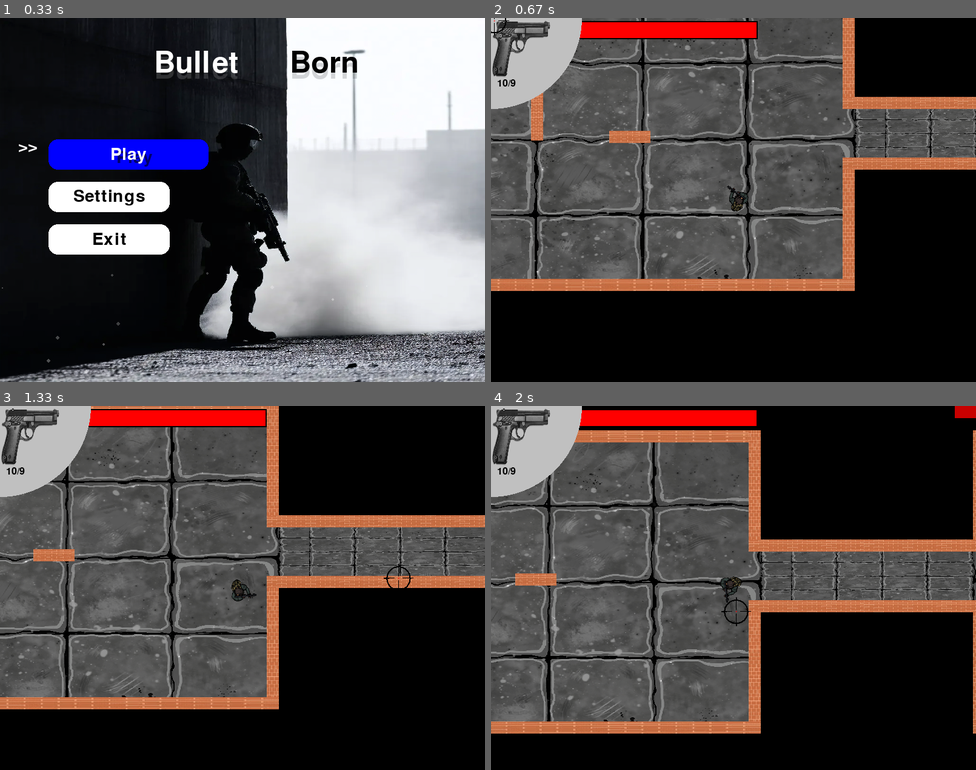
Above: before the commit, frames 1-4 (two rows, left to right).
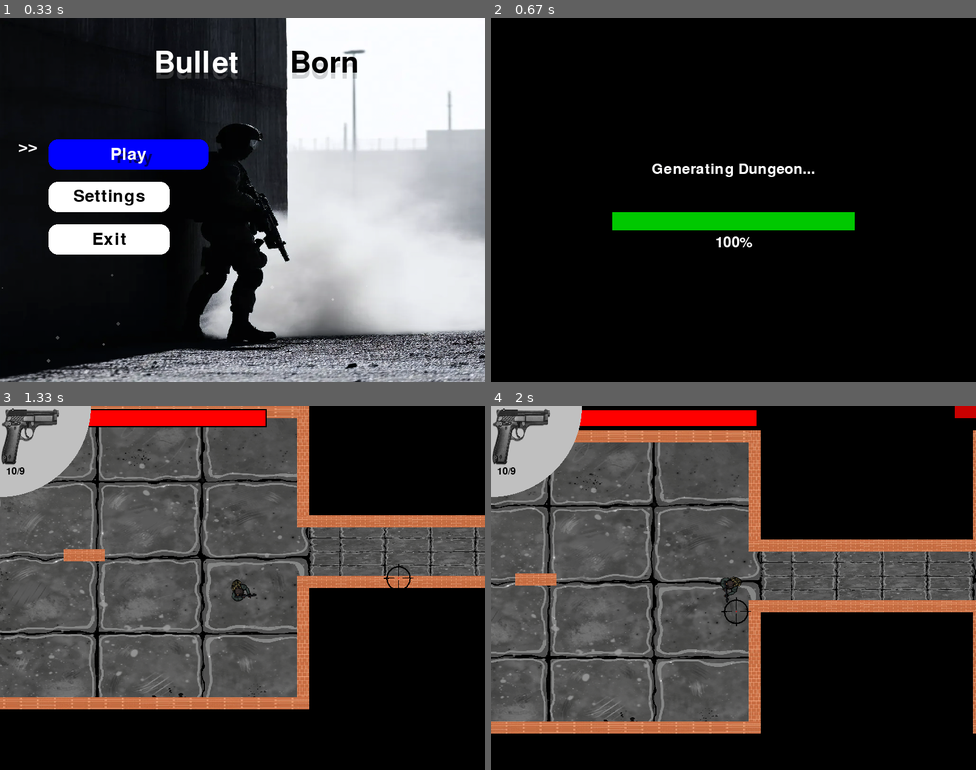
Above: after the commit, the same moments.

Repository: ML642/Pygame-Project
Game: pygame game, started from Maingame.py
Same seed, same stepped clock (60 frames per second), same inputs: the game is played once before the commit and once after it.
Inputs (mouse positions are in pixels of both pictures, inside the frame that each line leads up to):
- Up to frame 1 (0.33 s): no input
- Up to frame 2 (0.67 s): tap Enter at 0.33 s
- Up to frame 3 (1.33 s): hold Right 0.67-1.13 s; hold Up from 1.17 s (still down); move the mouse to (397, 577) at 1.2 s
- Up to frame 4 (2 s): release Up at 1.47 s; hold Right 1.5-1.97 s; move the mouse to (733, 609) at 1.53 s

Frame 1 is identical in both runs. In frame 2, 59% of the frame differs, in the area x 0-100%, y 0-75%; in frame 3, 17%; in frame 4, nothing differs.

Commit message:
loading screen

Diff:
--- a/Maingame.py
+++ b/Maingame.py
@@ -5,6 +5,8 @@
 import time
 import copy
 import json
+import asyncio
+import sys
 from player import Player
 from enemy import Enemy
 from camera import Camera
@@ -14,7 +16,7 @@
 from Main_Menu import Main_menu
 from interactive_objects import  DestructibleObject , SpikeTrap , ExplosiveBarrel
 from game_over import GameOver , game_over_screen ,  Restart
-
+from loading_screen import LoadingScreen
 from setting_menu import SettingsMenu
 
 
@@ -168,8 +170,43 @@
 
 
 
-for room_data in level_1data:
-    Room_Create(room_data["x"], room_data["y"], room_data["form"], room_data["type"], room_data["enemies_counter"])
+
+# for room_data in level_1data:
+#     Room_Create(room_data["x"], room_data["y"], room_data["form"], room_data["type"], room_data["enemies_counter"])
+
+async def loader(progress, loading_screen):
+    total = len(level_1data)
+    for i, room_data in enumerate(level_1data, start=1):
+        Room_Create(
+            room_data["x"],
+            room_data["y"],
+            room_data["form"],
+            room_data["type"],
+            room_data["enemies_counter"],
+        )
+        progress['loaded'] = i
+        loading_screen.update()
+        loading_screen.draw()
+        await asyncio.sleep(0)  # Yield control to the event loop
+
+    progress['done'] = True
+
+async def main():
+    loading_screen = LoadingScreen(screen, len(level_1data))
+    progress = {'loaded': 0, 'total': len(level_1data), 'done': False}
+
+    # Initial draw of 0% progress
+    loading_screen.draw()
+
+    await loader(progress, loading_screen)
+
+    # Final draw of 100% progress
+    loading_screen.update(len(level_1data))
+    loading_screen.draw()
+    await asyncio.sleep(0.5)  # Show 100% briefly
+
+asyncio.run(main())
+
 
 
 enemies = pygame.sprite.Group()
--- /dev/null
+++ b/loading_screen.py
@@ -0,0 +1,42 @@
+import pygame
+
+class LoadingScreen:
+    def __init__(self, screen, total_items):
+        self.screen = screen
+        self.total_items = total_items
+        self.loaded_items = 0
+        self.font = pygame.font.SysFont(None, 36)
+        self.progress = 0
+
+    def update(self, items_loaded=1):
+        self.loaded_items += items_loaded
+        self.progress = min(self.loaded_items / self.total_items, 1.0)  # Ensure progress doesn't exceed 100%
+
+    def draw(self):
+        # Dark overlay
+        overlay = pygame.Surface(self.screen.get_size(), pygame.SRCALPHA)
+        overlay.fill((0, 0, 0, 200))
+        self.screen.blit(overlay, (0, 0))
+
+        # Loading text
+        text = self.font.render("Generating Dungeon...", True, (255, 255, 255))
+        text_rect = text.get_rect(center=(self.screen.get_width()//2, self.screen.get_height()//2 - 50))
+        self.screen.blit(text, text_rect)
+
+        # Progress bar background
+        bar_width = 400
+        bar_height = 30
+        bar_x = self.screen.get_width()//2 - bar_width//2
+        bar_y = self.screen.get_height()//2 + 20
+        pygame.draw.rect(self.screen, (100, 100, 100), (bar_x, bar_y, bar_width, bar_height))
+
+        # Progress bar fill
+        fill_width = int(bar_width * self.progress)
+        pygame.draw.rect(self.screen, (0, 200, 0), (bar_x, bar_y, fill_width, bar_height))
+
+        # Percentage text
+        percent_text = self.font.render(f"{int(self.progress * 100)}%", True, (255, 255, 255))
+        percent_rect = percent_text.get_rect(center=(self.screen.get_width()//2, bar_y + bar_height + 20))
+        self.screen.blit(percent_text, percent_rect)
+
+        pygame.display.flip()  # Important: Update the display
